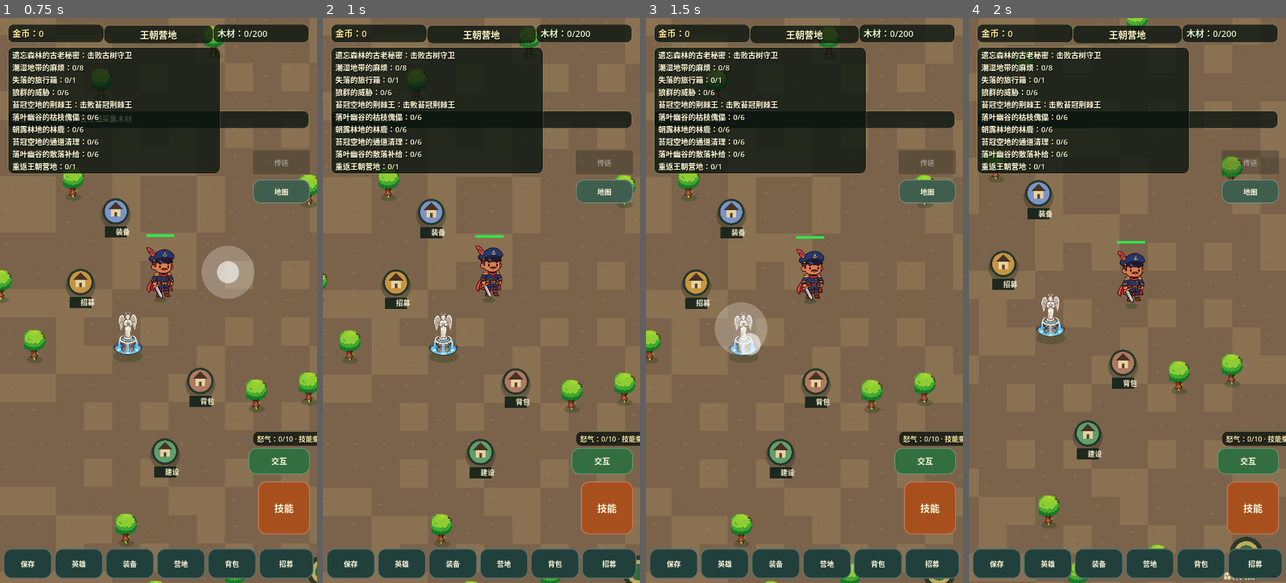
Above: before the commit, frames 1-4 (left to right).
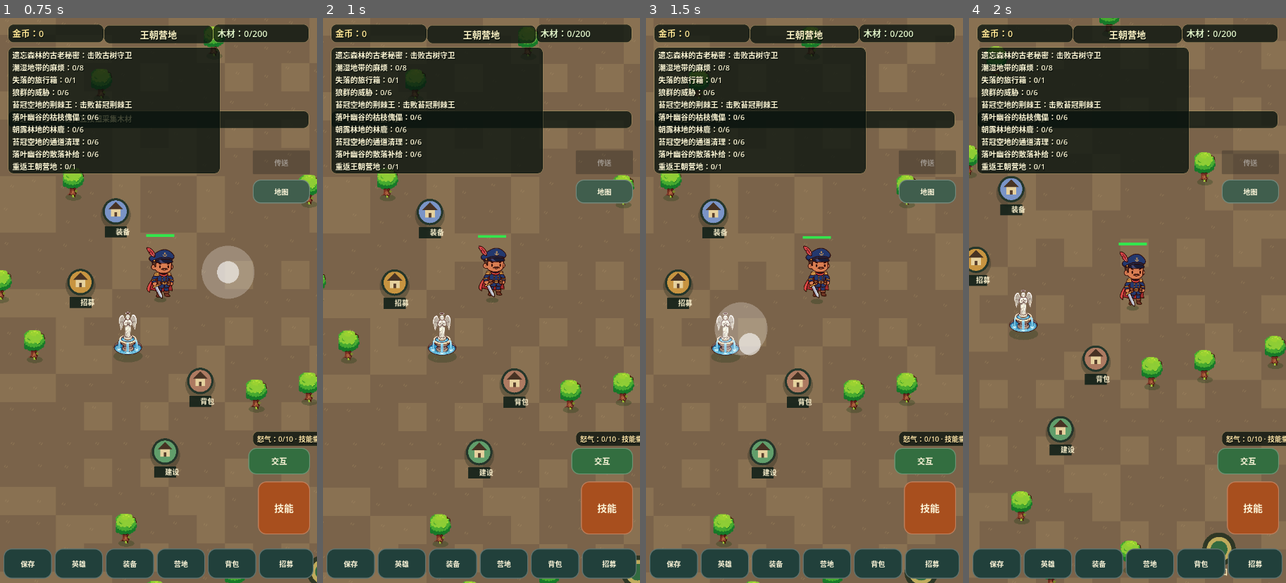
Above: after the commit, the same moments.

Repository: oneyi53/game
Game: Godot game, scene res://scenes/main.tscn
Two runs of this game, one before a commit and one after it. Both use one fixed random seed, a clock stepped at 60 frames per second and the inputs below.
Inputs (mouse positions are in pixels of both pictures, inside the frame that each line leads up to):
- Up to frame 1 (0.75 s): tap Enter at 0.5 s; move the mouse to (228, 272) at 0.52 s; hold Right (ui_right) from 0.53 s (still down); tap E at 0.6 s; click (228, 272) at 0.67 s
- Up to frame 2 (1 s): keep holding Right (ui_right); tap Space at 0.77 s
- Up to frame 3 (1.5 s): release Right (ui_right) at 1.25 s; drag from (741, 328) to (788, 413) at 1.27 s
- Up to frame 4 (2 s): no input

Frame 1 is identical in both runs. In frame 2, 2.4% of the frame differs, in the area x 0-100%, y 1-100%; in frame 3, 7.7%; in frame 4, 8.8%, in the area x 0-100%, y 0-100%.

Commit message:
Apply exact projected captain movement speed

Diff:
--- a/scripts/character/hero.gd
+++ b/scripts/character/hero.gd
@@ -143,7 +143,7 @@
         return
     var desired_velocity: Vector2 = Vector2.ZERO
     if is_captain:
-        desired_velocity = move_input.limit_length(1.0) * move_speed
+        desired_velocity = move_input * move_speed
     elif captain_ref != null:
         var target_pos: Vector2 = captain_ref.global_position + formation_offset
         var diff: Vector2 = target_pos - global_position
